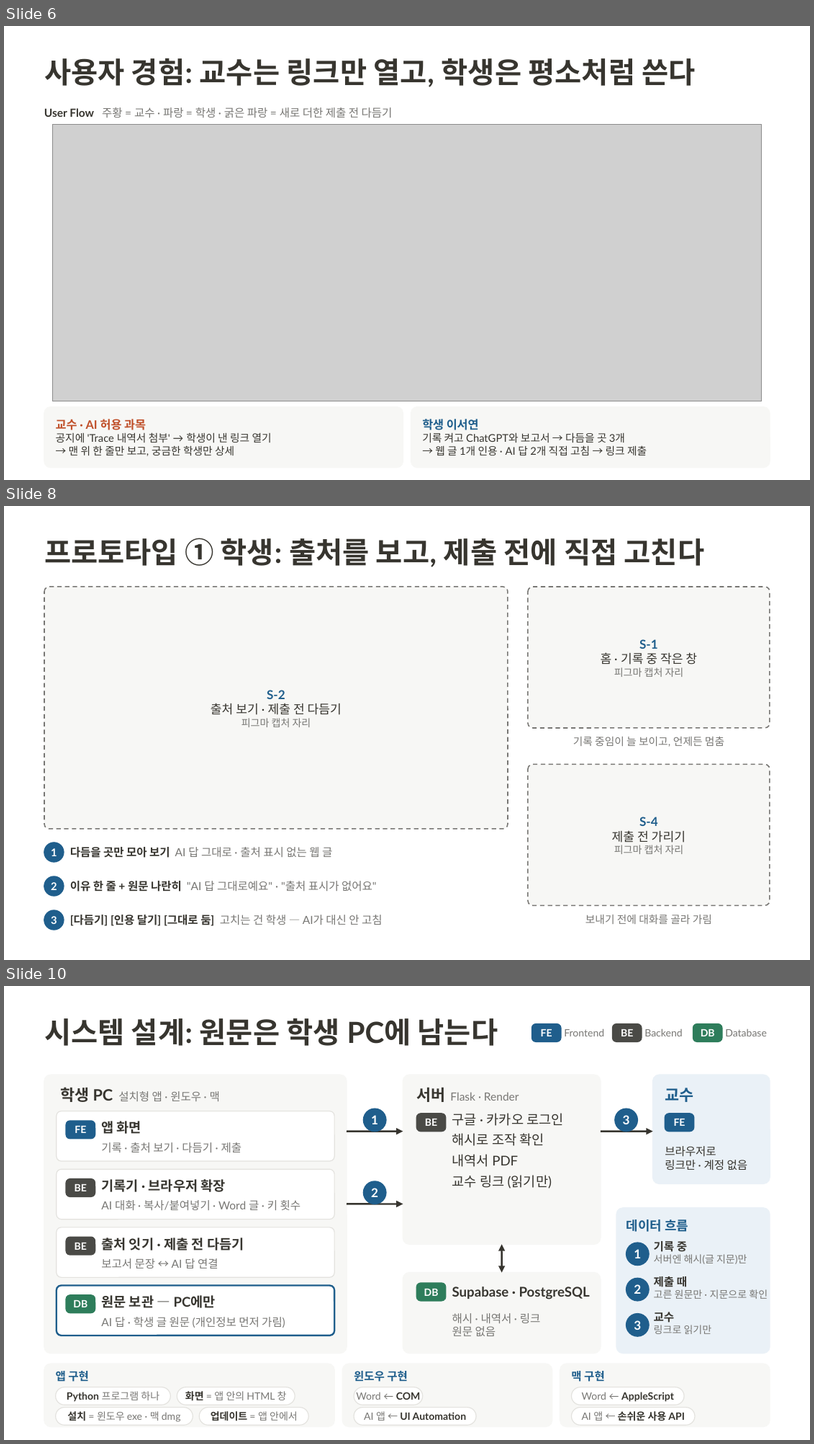
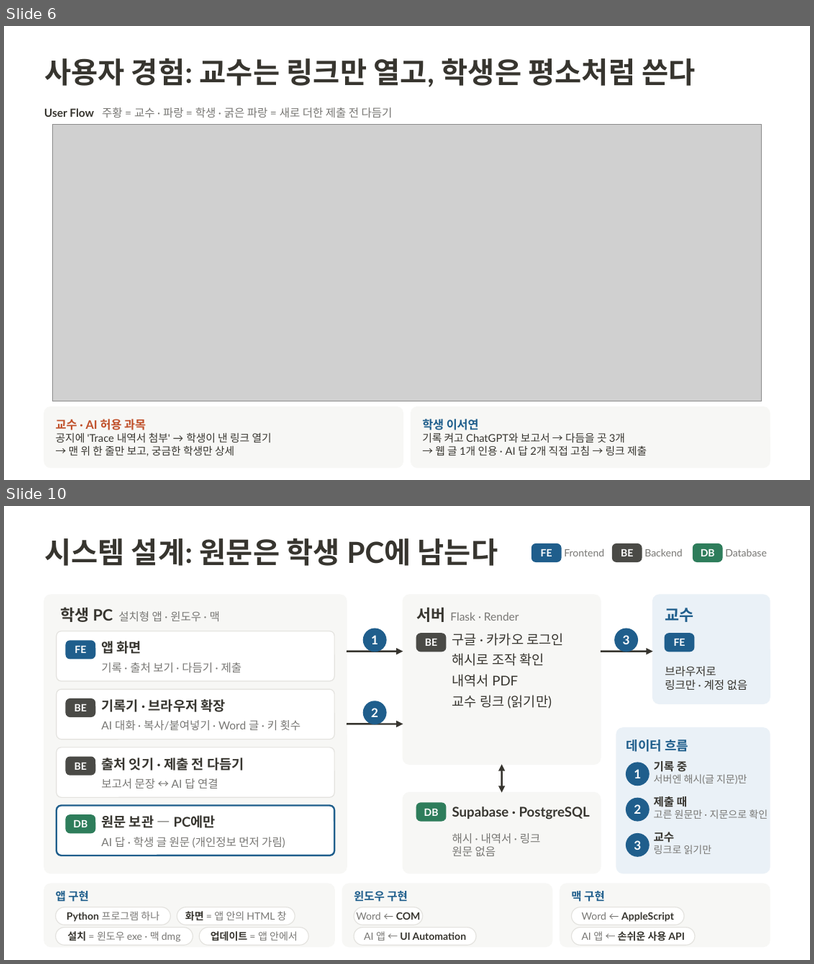
Before and after one commit to 20233014-KYH/trace, a slide deck: deck/중간발표_김용현.pptx. Shown one above the other, each under a label of ours: slides 6, 8 and 10 before the commit, slides 6 and 10 after it; the slides between them are not shown. The pictures are 814x1444 and 814x964 pixels, drawn with LibreOffice and Linux fonts; fonts in the diff are those of the drawing; grey boxes stand for pictures. Boxes give left, top, right and bottom in pixels: in the first picture for what was removed or moved away, otherwise in the second. Text is boxed around its words. In the diff, an @@ line names an element or a change of style, - is before the commit and + after.

```diff
--- a/deck/중간발표_김용현.pptx
+++ b/deck/중간발표_김용현.pptx
@@ slide 8 removed at box(4, 506, 810, 960), background #FFFFFF @@
@@ title removed at box(44, 538, 705, 567) @@
-프로토타입 ① 학생: 출처를 보고, 제출 전에 직접 고친다
@@ rounded rectangle removed at box(44, 587, 508, 829) @@
@@ rounded rectangle removed at box(528, 587, 770, 728) @@
@@ text removed at box(601, 639, 697, 677) @@
-S-1
-홈 · 기록 중 작은 창
-피그마 캡처 자리
@@ text removed at box(211, 690, 342, 727) @@
-S-2
-출처 보기 · 제출 전 다듬기
-피그마 캡처 자리
@@ text removed at box(574, 736, 725, 746) @@
-기록 중임이 늘 보이고, 언제든 멈춤
@@ rounded rectangle removed at box(528, 764, 770, 905) @@
@@ text removed at box(612, 816, 686, 854) @@
-S-4
-제출 전 가리기
-피그마 캡처 자리
@@ ellipse removed at box(44, 842, 64, 862) @@
@@ text removed at box(51, 848, 57, 856) @@
-1
@@ text removed at box(70, 847, 332, 857) @@
-다듬을 곳만 모아 보기 AI 답 그대로 · 출처 표시 없는 웹 글
@@ ellipse removed at box(44, 876, 64, 896) @@
@@ text removed at box(51, 882, 57, 890) @@
-2
@@ text removed at box(70, 879, 376, 894) @@
-이유 한 줄 + 원문 나란히 "AI 답 그대로예요" · "출처 표시가 없어요"
@@ ellipse removed at box(44, 910, 64, 929) @@
@@ text removed at box(51, 916, 57, 924) @@
-3
@@ text removed at box(70, 914, 383, 926) @@
-[다듬기] [인용 달기] [그대로 둠] 고치는 건 학생 — AI가 대신 안 고침
@@ text removed at box(586, 914, 712, 924) @@
-보내기 전에 대화를 골라 가림
```
Also in this commit, not shown: 5 slides changed, 1 slide added, 1 other file.
